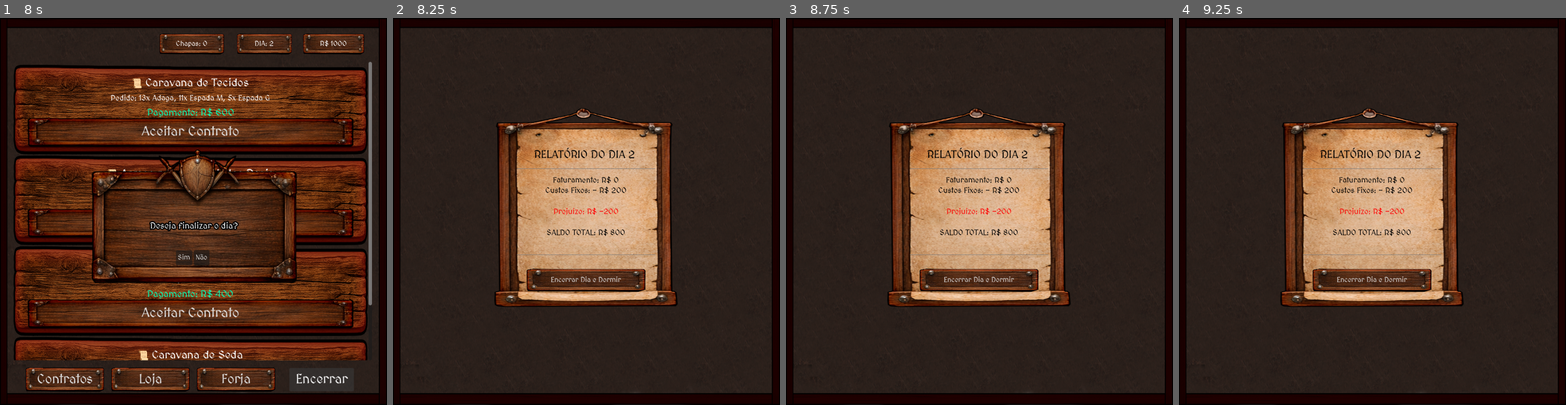
Above: before the commit, frames 1-4 (left to right).
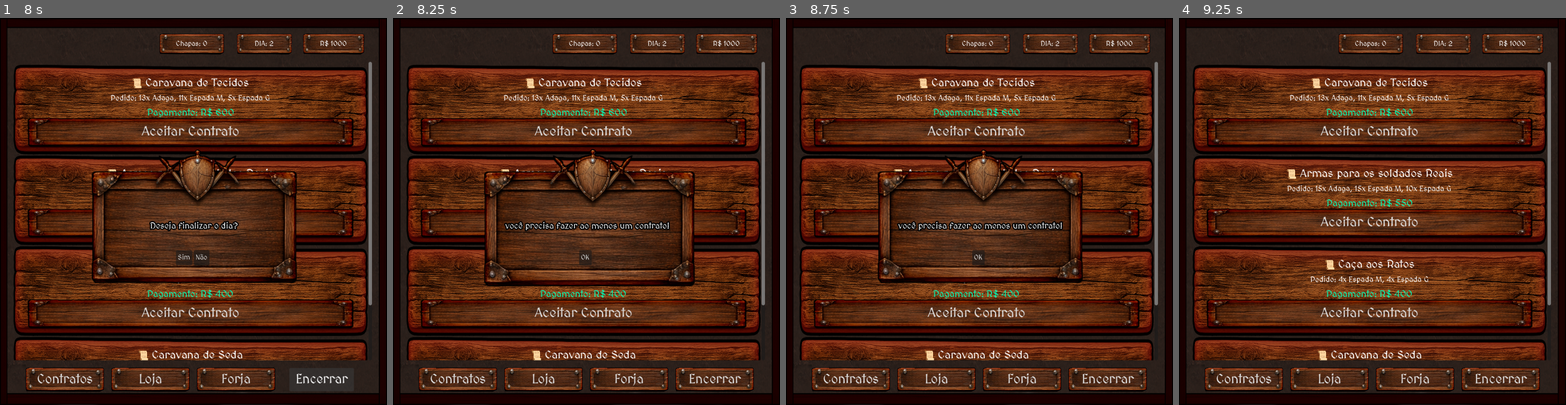
Above: after the commit, the same moments.

Repository: VitaumOS/Jogo_IC-Godot
Game: Godot game, scene res://scene/Cena_Resumo.tscn
Same seed, same stepped clock (60 frames per second), same inputs: the game is played once before the commit and once after it. This scene is started directly instead of the project's main scene.
Inputs (mouse positions are in pixels of both pictures, inside the frame that each line leads up to):
- Up to frame 1 (8 s): click "Encerrar Dia e Dormir" at 0.5 s; tap Enter (ui_accept) at 1.25, 1.52, 2, 2.27, 5, 6.02 s; move the mouse to (278, 192) at 1.27 s; click (278, 192) at 1.42 s; move the mouse to (116, 230) at 2.02 s; click (116, 230) at 2.17 s; click "Sim" at 2.75 s; click "OK" at 3.5 s; click "Contratos" at 4.25 s; move the mouse to (232, 126) at 5.02 s; click (232, 126) at 5.17 s; move the mouse to (174, 288) at 5.77 s; click (174, 288) at 5.92 s; click "Contratos" at 6.5 s; click "Encerrar" at 7.25 s
- Up to frame 2 (8.25 s): click "Sim" at 8 s
- Up to frame 3 (8.75 s): no input
- Up to frame 4 (9.25 s): click (1372, 257) at 8.75 s, where only the run after the commit has a clickable "OK"

Frame 1 is identical in both runs. In frame 2, 68% of the frame differs, in the area x 3-97%, y 4-97%; in frame 3, 68%; in frame 4, 68%.

Commit message:
atualizacoes kk

Diff:
--- a/data_json/dialogos.json
+++ b/data_json/dialogos.json
@@ -86,7 +86,7 @@
       "retrato": "res://Sprite/gatinhos/NekoJorge.png",
       "texto": "Além disso, para conseguir utilizar os moldes, você vai precisar comprar chapas também!",
       "coordenada": [450,450],
-      "foco_pos": [430, 770],
+      "foco_pos": [440, 770],
       "foco_tamanho": [240, 50]
     }
   ],
--- a/script/Cena_Resumo.gd
+++ b/script/Cena_Resumo.gd
@@ -14,6 +14,7 @@
 	var custos = Global.CUSTO_DIARIO
 	var lucro_liquido = ganhos - custos
 
+	Global.fez_contrato_diario = false
 	Global.dinheiro -= custos
 	label_titulo.text = "\nRELATÓRIO DO DIA %d " % Global.dia_atual
 
--- a/script/abas.gd
+++ b/script/abas.gd
@@ -38,5 +38,10 @@
 	popup.mostrar_confirmacao("Deseja finalizar o dia?")
 	var confirma = await popup.resposta
 	if confirma:
+		if !Global.fez_contrato_diario:
+			popup.mostrar_mensagem("você precisa fazer ao menos um contrato!")
+			var confirma2 = await popup.resposta
+			if confirma2:
+				return
 		organiza_botao(2)
 		get_tree().change_scene_to_file("res://scene/Cena_Resumo.tscn")
--- a/script/cena_contratos.gd
+++ b/script/cena_contratos.gd
@@ -49,8 +49,4 @@
 	var confirma = await popup.resposta
 	if confirma:
 		Global.contrato_ativo = contrato_escolhido
-		_on_voltar_pressed()
-
-func _on_voltar_pressed():get_tree().change_scene_to_file("res://scene/Cena_1.tscn")
-func _on_btn_voltar_pressed() -> void:
-	_on_voltar_pressed()
+		popup.mostrar_mensagem("Contrato Escolhido!")
--- a/script/global.gd
+++ b/script/global.gd
@@ -19,6 +19,7 @@
 var cena_contrato = false
 
 var alcancou_metas_contrato: bool = false
+var fez_contrato_diario: bool = false
 var finalizou_treino = false
 var finalizou_primeiro_contrato = false
 var finalizou_tutorial_primeiro_contrato = false
@@ -28,10 +29,10 @@
 
 var pecas_disponiveis: Array = [
 	{"nome": "Adaga", "largura": 53.0, "caminho_textura": "res://Sprite/adaga-novo.png"},
-	{"nome": "Espada M", "largura": 97.0, "caminho_textura": "res://Sprite/Esp_Larg-novo.png"},
+	{"nome": "Espada M", "largura": 87.0, "caminho_textura": "res://Sprite/Esp_Larg-novo.png"},
 	{"nome": "Espada G", "largura": 123.0, "caminho_textura": "res://Sprite/Esp_Grande-novo.png"},
 	{"nome": "Machado", "largura": 89.0, "caminho_textura": "res://Sprite/machado-novo.png"},
-	{"nome": "Escudo", "largura": 97.0, "caminho_textura": "res://Sprite/escudo_larg-novo.png"},
+	{"nome": "Escudo", "largura": 67.0, "caminho_textura": "res://Sprite/escudo_larg-novo.png"},
 	{"nome": "Lança", "largura": 211.0, "caminho_textura": "res://Sprite/lanca-novo.png"}
 ]
 
@@ -131,6 +132,7 @@
 		dinheiro += recompensa
 		ganhos_do_dia += recompensa
 		contrato_ativo = null
+		fez_contrato_diario = true
 		return true
 	else:
 		return false
Binary file removed: Sprite/ChatGPT Image Feb 10, 2026, 04_24_58 PM.png
Not shown, removed: Sprite/ChatGPT Image Feb 10, 2026, 04_24_58 PM.png.import
Binary file removed: Sprite/ChatGPT Image Feb 10, 2026, 12_53_15 PM.png
Not shown, removed: Sprite/ChatGPT Image Feb 10, 2026, 12_53_15 PM.png.import
Binary file changed: Sprite/Esp_Grande-novo.png
Binary file changed: Sprite/Esp_Larg-novo.png
Binary file changed: Sprite/adaga-novo.png
Binary file changed: Sprite/escudo_larg-novo.png
Binary file changed: Sprite/lanca-novo.png
Binary file changed: Sprite/machado-novo.png
